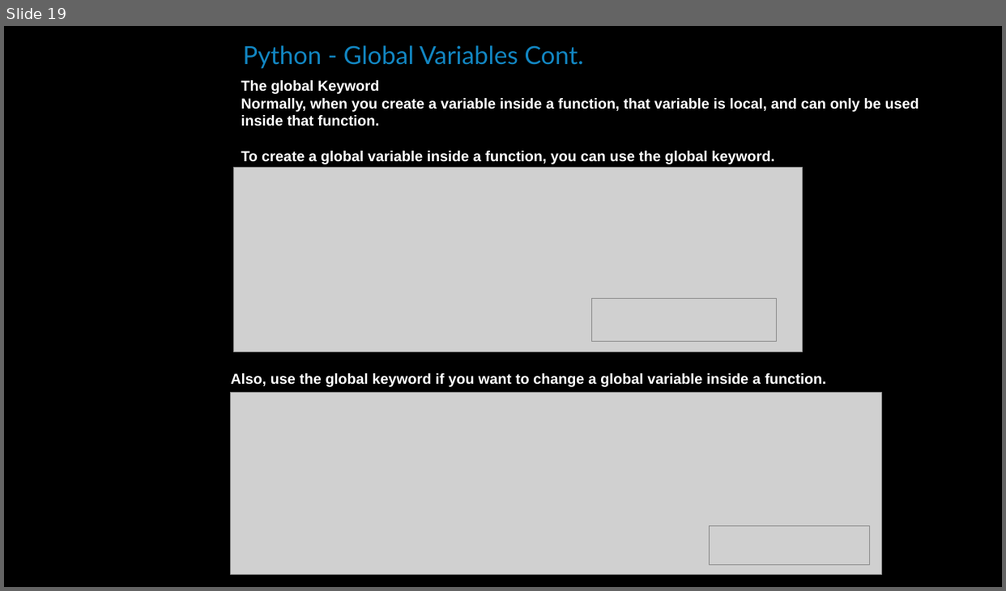
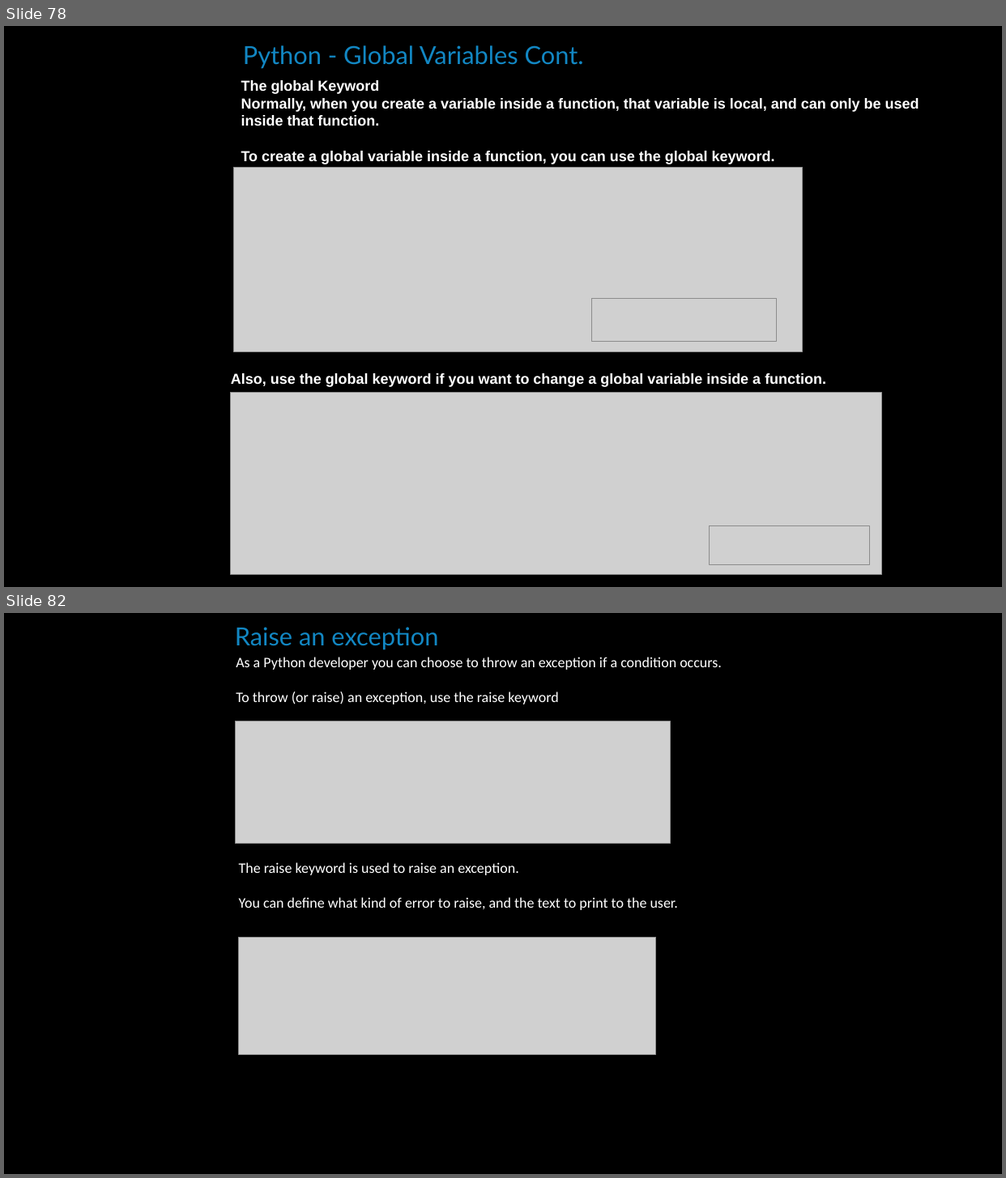
Before and after one commit to simon-pikalov/Ariel_OOP_2020, a slide deck: Classes/week_09/TA/simon_group/oop9.pptx. Shown one above the other, each under a label of ours: slide 19 before the commit, slides 78 and 82 after it; the slides between them are not shown. The pictures are 1006x591 and 1006x1178 pixels, drawn with LibreOffice and Linux fonts; fonts in the diff are those of the drawing; grey boxes stand for pictures; background and template pictures are left out. Boxes give left, top, right and bottom in pixels: in the first picture for what was removed or moved away, otherwise in the second. Text is boxed around its words. In the diff, an @@ line names an element or a change of style, - is before the commit and + after.

```diff
--- a/Classes/week_09/TA/simon_group/oop9.pptx
+++ b/Classes/week_09/TA/simon_group/oop9.pptx
@@ slide 82 added at (x1=4, y1=613, x2=1002, y2=1174), background #000000 @@
@@ text added at (x1=235, y1=627, x2=438, y2=650), 24 pt, text #1287C3 @@
+Raise an exception
@@ text added at (x1=236, y1=657, x2=722, y2=705), 14 pt, text #FFFFFF @@
+As a Python developer you can choose to throw an exception if a condition occurs.
+To throw (or raise) an exception, use the raise keyword
@@ picture added at (x1=236, y1=722, x2=671, y2=844) @@
@@ text added at (x1=239, y1=862, x2=678, y2=910), 14 pt, text #FFFFFF @@
+The raise keyword is used to raise an exception.
+You can define what kind of error to raise, and the text to print to the user.
@@ picture added at (x1=239, y1=937, x2=657, y2=1054) @@
@@ what was slide 19 is now slide 78 @@
```
Also in this commit, not shown: 3 slides changed, 20 other slides added, 3 slides removed, 3 other files.
